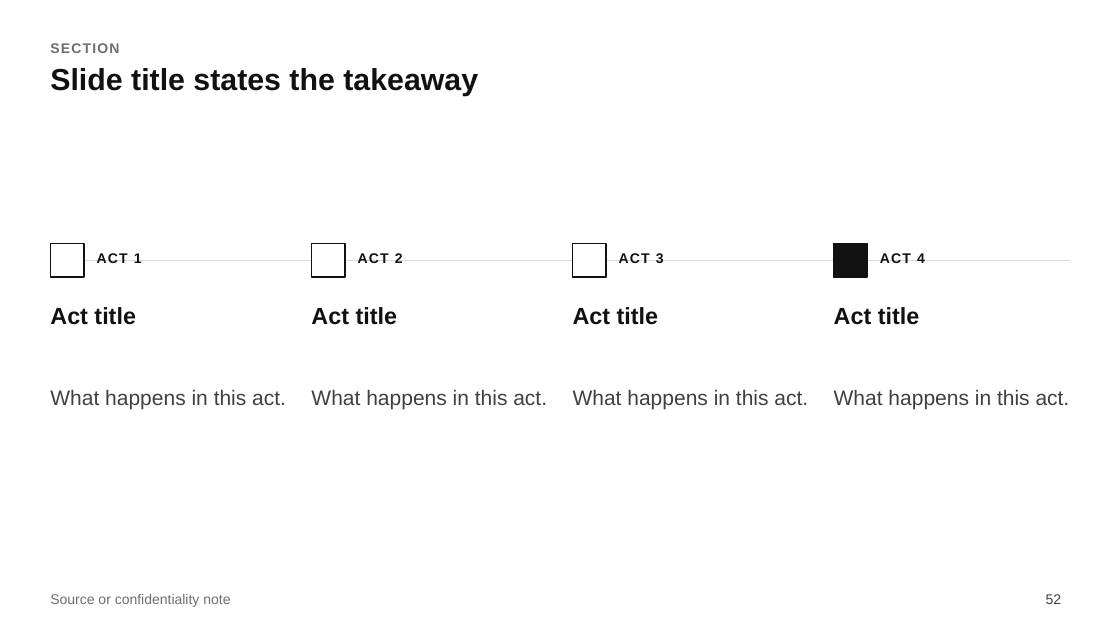
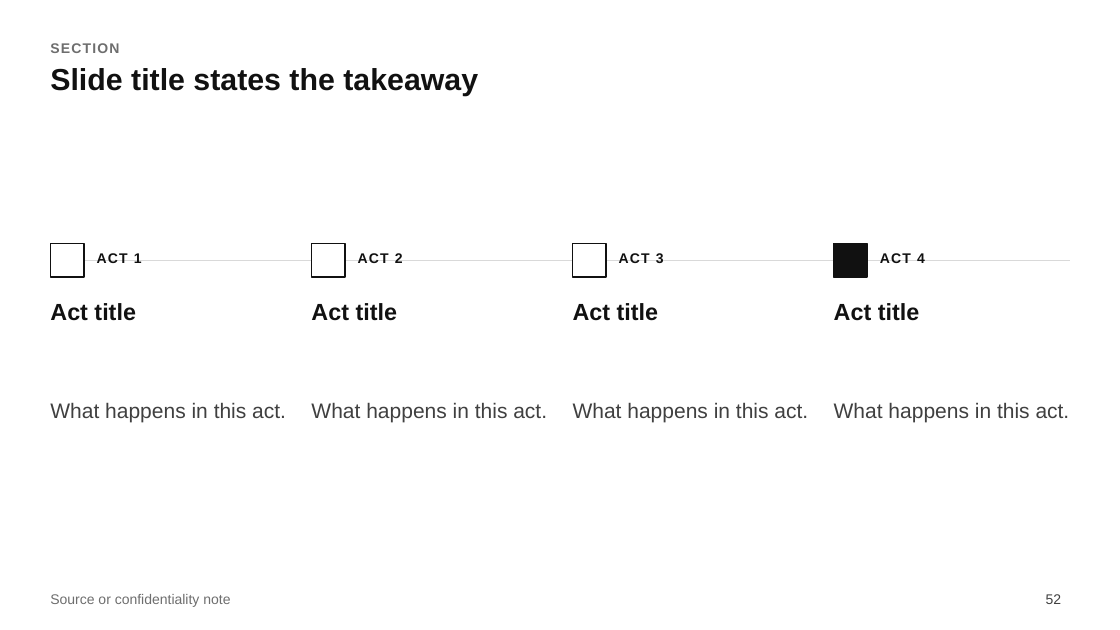
Before and after one commit to MaximeRumpler/Make_Clean_PPTX, a slide deck: slide 52 of skills/make-clean-pptx/assets/layouts.pptx. Drawn at 1120x630 pixels with LibreOffice and Linux fonts; fonts in the diff are those of the drawing. Boxes give left, top, right and bottom in pixels: in the first picture for what was removed or moved away, otherwise in the second. Text is boxed around its words. In the diff, an @@ line names an element or a change of style, - is before the commit and + after.

```diff
--- a/skills/make-clean-pptx/assets/layouts.pptx
+++ b/skills/make-clean-pptx/assets/layouts.pptx
@@ text "Act title": place and size @@
-text "Act title" at [50, 307, 136, 325]
+text "Act title" at [50, 303, 136, 321]
@@ text "Act title": place and size @@
-text "Act title" at [311, 307, 398, 325]
+text "Act title" at [311, 303, 398, 321]
@@ text "Act title": place and size @@
-text "Act title" at [573, 307, 659, 325]
+text "Act title" at [573, 303, 659, 321]
@@ text "Act title": place and size @@
-text "Act title" at [834, 307, 920, 325]
+text "Act title" at [834, 303, 920, 321]
@@ text "What happens in this act.": place and size @@
-text "What happens in this act." at [50, 389, 286, 410]
+text "What happens in this act." at [50, 402, 286, 422]
@@ text "What happens in this act.": place and size @@
-text "What happens in this act." at [311, 389, 547, 410]
+text "What happens in this act." at [311, 402, 547, 422]
@@ text "What happens in this act.": place and size @@
-text "What happens in this act." at [573, 389, 808, 410]
+text "What happens in this act." at [573, 402, 808, 422]
@@ text "What happens in this act.": place and size @@
-text "What happens in this act." at [834, 389, 1070, 410]
+text "What happens in this act." at [834, 402, 1070, 422]
```
Also in this commit, not shown: 1 other slide changed, 51 other files.
